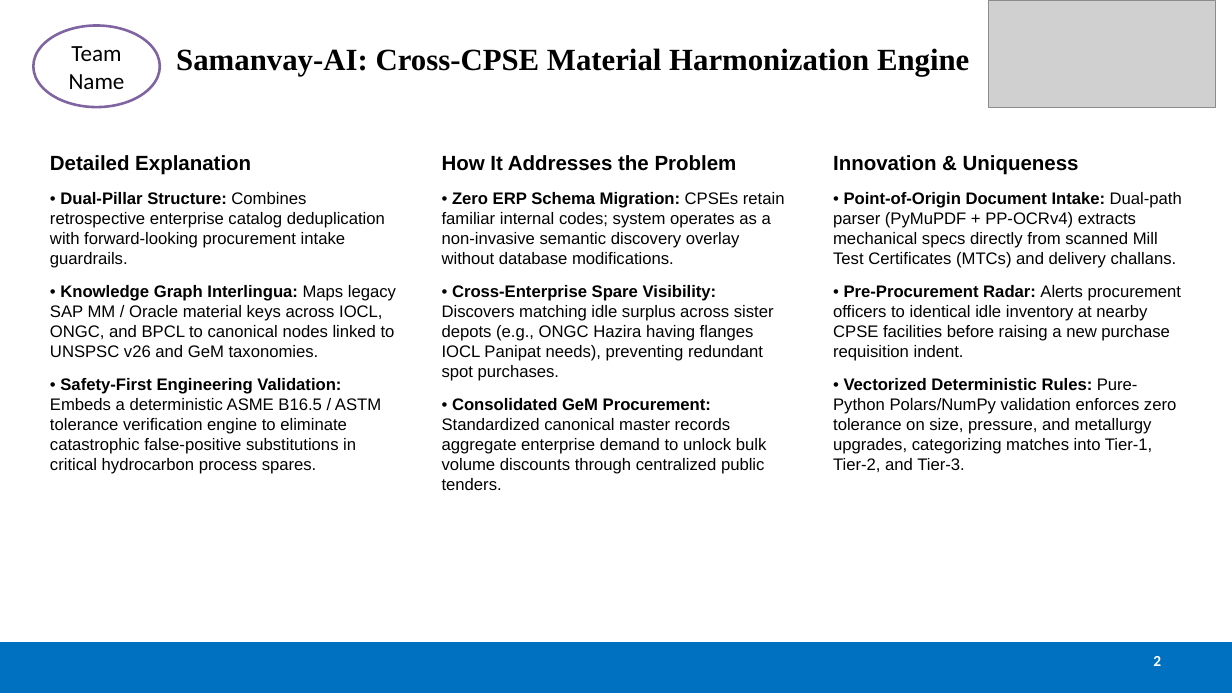
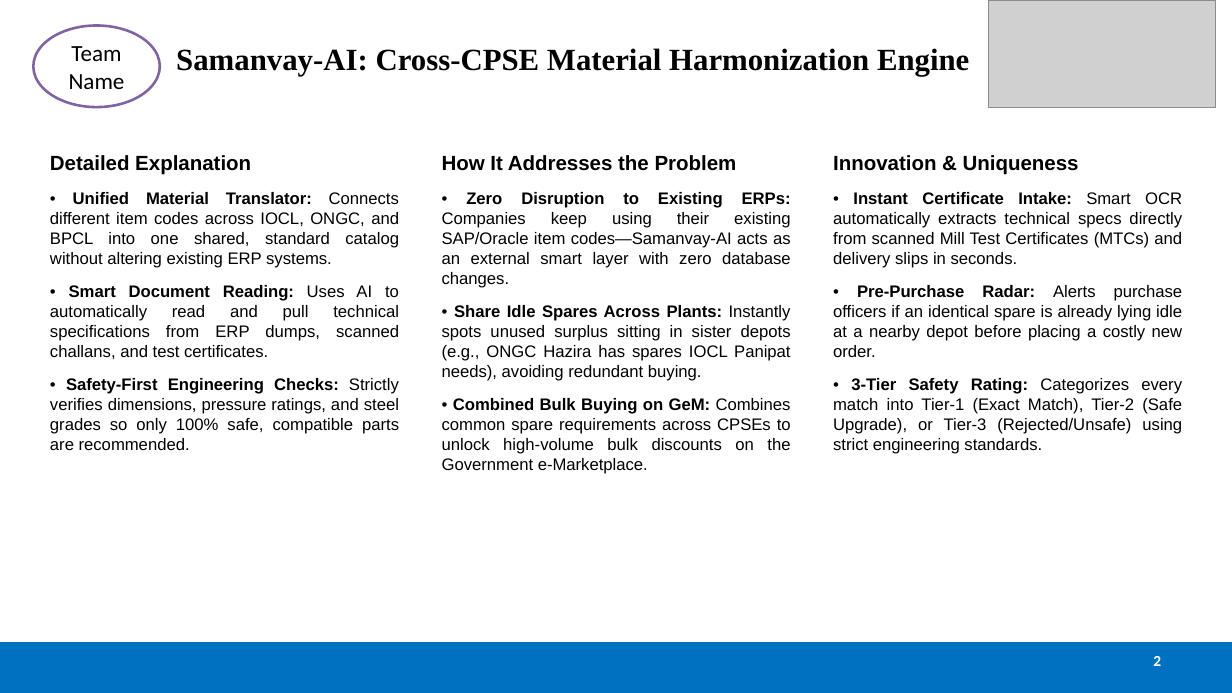
Before and after one commit to Gesicht436/Samanvay-AI, a slide deck: slide 2 of SIH_Presentation.pptx. Drawn at 1232x693 pixels with LibreOffice and Linux fonts; fonts in the diff are those of the drawing; grey boxes stand for pictures. Boxes give left, top, right and bottom in pixels: in the first picture for what was removed or moved away, otherwise in the second. Text is boxed around its words. In the diff, an @@ line names an element or a change of style, - is before the commit and + after.

```diff
--- a/SIH_Presentation.pptx
+++ b/SIH_Presentation.pptx
@@ text at (50, 192, 399, 450): text changed @@
-• Dual-Pillar Structure: Combines retrospective enterprise catalog deduplication with forward-looking procurement intake guardrails.
-• Knowledge Graph Interlingua: Maps legacy SAP MM / Oracle material keys across IOCL, ONGC, and BPCL to canonical nodes linked to UNSPSC v26 and GeM taxonomies.
-• Safety-First Engineering Validation: Embeds a deterministic ASME B16.5 / ASTM tolerance verification engine to eliminate catastrophic false-positive substitutions in critical hydrocarbon process spares.
+• Unified Material Translator: Connects different item codes across IOCL, ONGC, and BPCL into one shared, standard catalog without altering existing ERP systems.
+• Smart Document Reading: Uses AI to automatically read and pull technical specifications from ERP dumps, scanned challans, and test certificates.
+• Safety-First Engineering Checks: Strictly verifies dimensions, pressure ratings, and steel grades so only 100% safe, compatible parts are recommended.
@@ text at (442, 192, 791, 474): text changed @@
-• Zero ERP Schema Migration: CPSEs retain familiar internal codes; system operates as a non-invasive semantic discovery overlay without database modifications.
-• Cross-Enterprise Spare Visibility: Discovers matching idle surplus across sister depots (e.g., ONGC Hazira having flanges IOCL Panipat needs), preventing redundant spot purchases.
-• Consolidated GeM Procurement: Standardized canonical master records aggregate enterprise demand to unlock bulk volume discounts through centralized public tenders.
+• Zero Disruption to Existing ERPs: Companies keep using their existing SAP/Oracle item codes—Samanvay-AI acts as an external smart layer with zero database changes.
+• Share Idle Spares Across Plants: Instantly spots unused surplus sitting in sister depots (e.g., ONGC Hazira has spares IOCL Panipat needs), avoiding redundant buying.
+• Combined Bulk Buying on GeM: Combines common spare requirements across CPSEs to unlock high-volume bulk discounts on the Government e-Marketplace.
@@ text at (833, 192, 1183, 454): text changed @@
-• Point-of-Origin Document Intake: Dual-path parser (PyMuPDF + PP-OCRv4) extracts mechanical specs directly from scanned Mill Test Certificates (MTCs) and delivery challans.
-• Pre-Procurement Radar: Alerts procurement officers to identical idle inventory at nearby CPSE facilities before raising a new purchase requisition indent.
-• Vectorized Deterministic Rules: Pure-Python Polars/NumPy validation enforces zero tolerance on size, pressure, and metallurgy upgrades, categorizing matches into Tier-1, Tier-2, and Tier-3.
+• Instant Certificate Intake: Smart OCR automatically extracts technical specs directly from scanned Mill Test Certificates (MTCs) and delivery slips in seconds.
+• Pre-Purchase Radar: Alerts purchase officers if an identical spare is already lying idle at a nearby depot before placing a costly new order.
+• 3-Tier Safety Rating: Categorizes every match into Tier-1 (Exact Match), Tier-2 (Safe Upgrade), or Tier-3 (Rejected/Unsafe) using strict engineering standards.
```
Also in this commit, not shown: 5 other slides changed, 1 other file.
